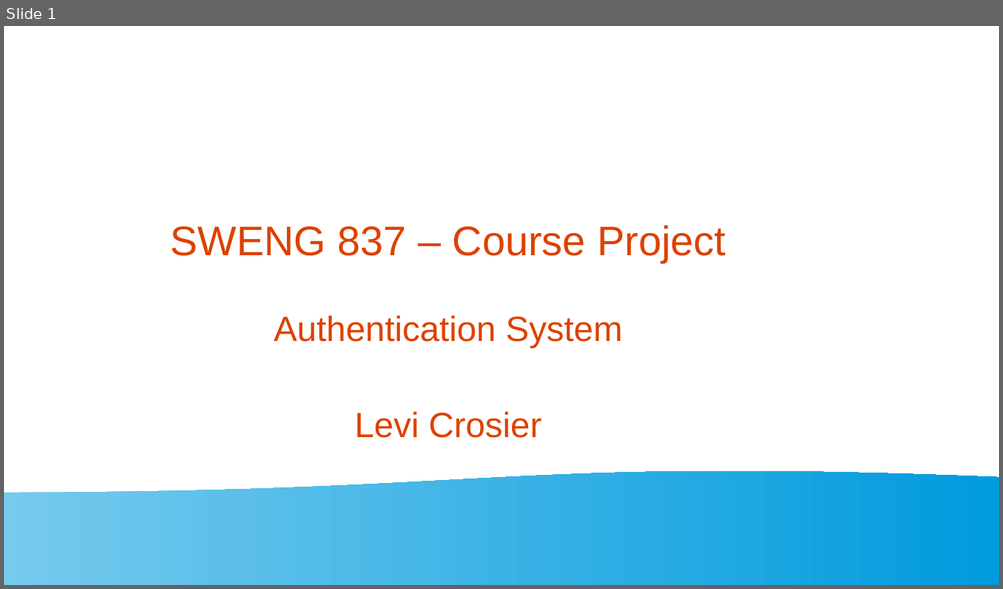
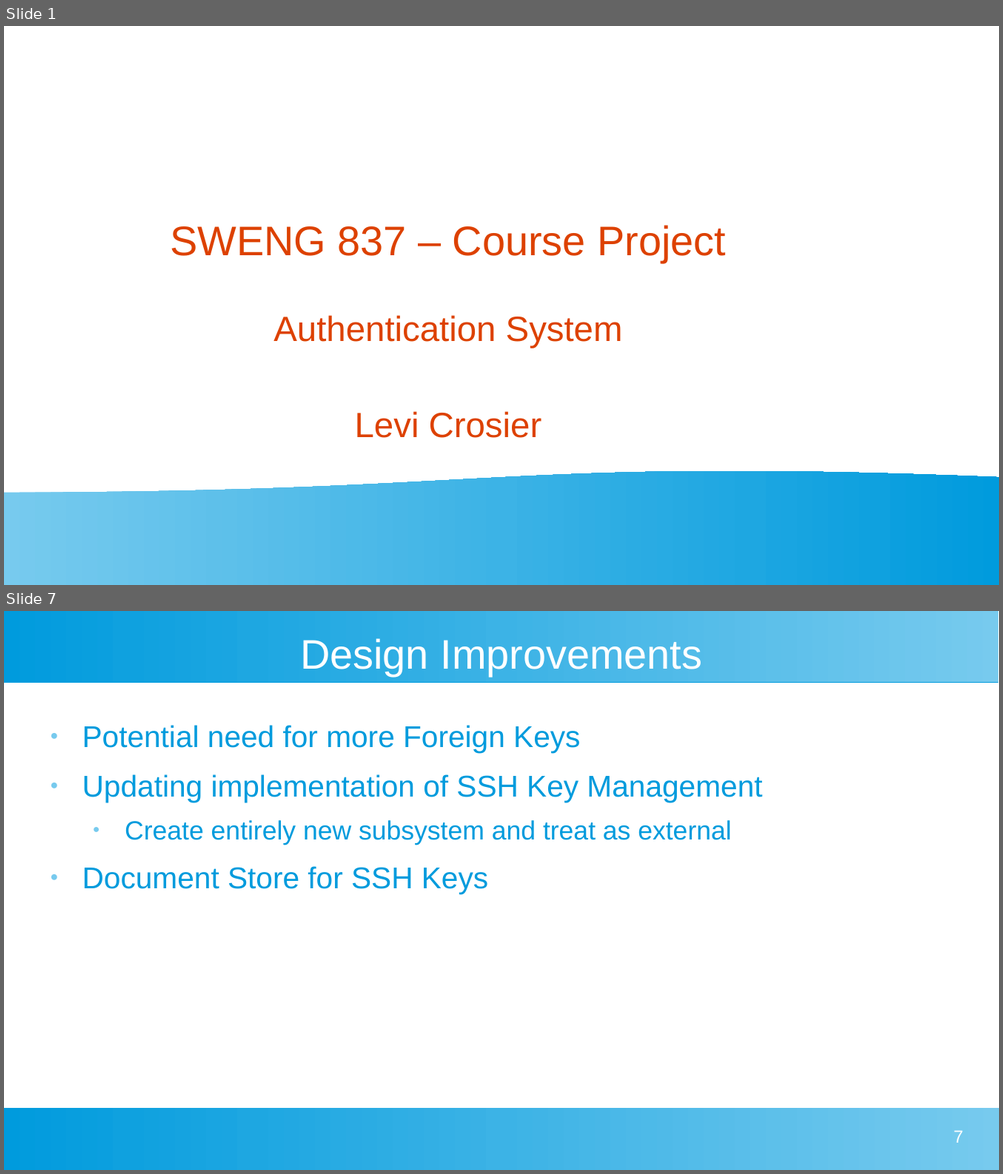
Before and after one commit to lwcrosier/sweng837, a slide deck: src/presentation/sweng837-presentation.odp. Shown one above the other, each under a label of ours: slide 1 before the commit, slides 1 and 7 after it; the slides between them are not shown. The pictures are 1003x589 and 1003x1174 pixels, drawn with LibreOffice and Linux fonts; fonts in the diff are those of the drawing. Boxes give left, top, right and bottom in pixels: in the first picture for what was removed or moved away, otherwise in the second. Text is boxed around its words. In the diff, an @@ line names an element or a change of style, - is before the commit and + after.

```diff
--- a/src/presentation/sweng837-presentation.odp
+++ b/src/presentation/sweng837-presentation.odp
@@ slide 7 added at <box>4,611,999,1170</box>, background #FFFFFF @@
@@ rectangle added at <box>4,611,999,682</box>, fill gradient #77CAEE to #75C9EE to #73C9ED to #71C8ED to #6FC7ED to #6EC6ED @@
@@ title added at <box>300,638,703,676</box>, 33 pt, text #FFFFFF @@
+Design Improvements
@@ text added at <box>82,725,762,894</box>, 24 pt, text #009BDD @@
+● Potential need for more Foreign Keys
+● Updating implementation of SSH Key Management
+  ● Create entirely new subsystem and treat as external
+● Document Store for SSH Keys
@@ rectangle added at <box>4,1108,999,1170</box>, fill gradient #77CAEE to #75C9EE to #73C9ED to #71C8ED to #6FC7ED to #6EC6ED @@
@@ page number added at <box>953,1130,963,1143</box>, 14 pt, text #FFFFFF @@
+7
```
Also in this commit, not shown: 5 other slides added, 1 slide removed.
